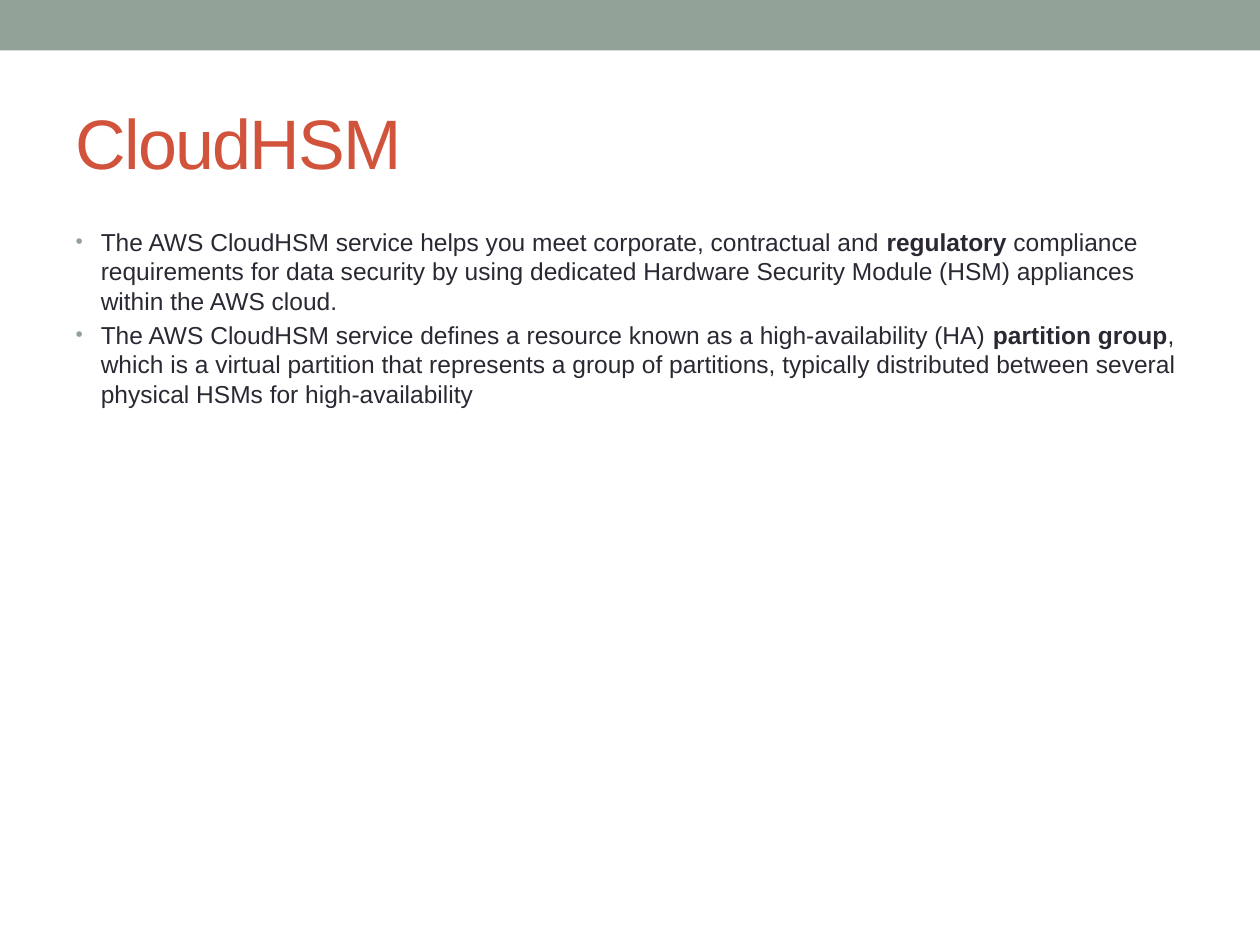
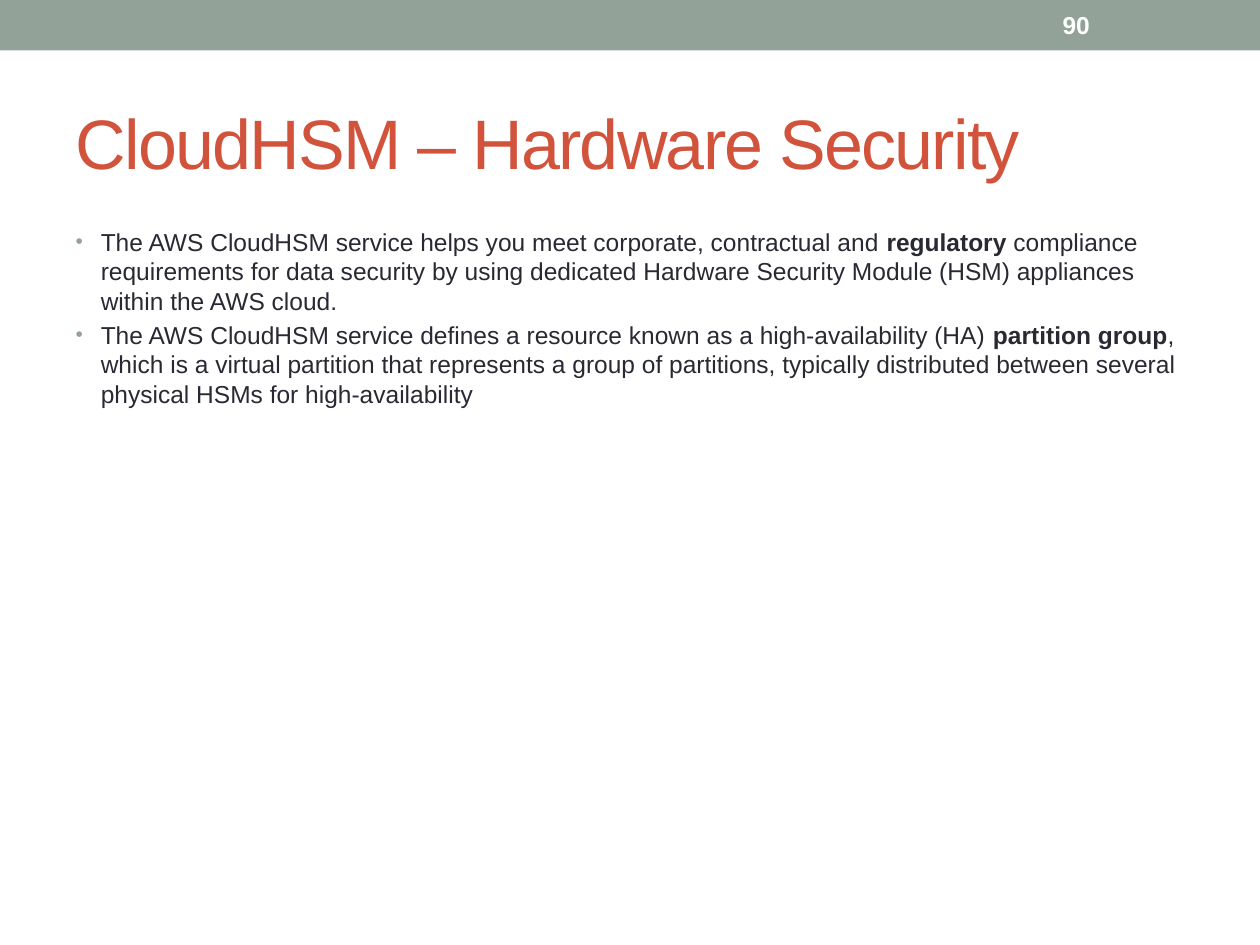
Before and after one commit to notionquest/ProjectDocumentation, a slide deck: slide 90 of AWS_Solution_Architect.pptx (slide 87 before the commit). Drawn at 1260x945 pixels with LibreOffice and Linux fonts; fonts in the diff are those of the drawing. Boxes give left, top, right and bottom in pixels: in the first picture for what was removed or moved away, otherwise in the second. Text is boxed around its words. In the diff, an @@ line names an element or a change of style, - is before the commit and + after.

```diff
--- a/AWS_Solution_Architect.pptx
+++ b/AWS_Solution_Architect.pptx
@@ page number added at (1063, 17, 1090, 34), 14 pt, text #FFFFFF, bold @@
+90
@@ title at (76, 118, 1020, 182): text changed @@
-CloudHSM
+CloudHSM – Hardware Security
```
Also in this commit, not shown: 106 other slides changed, 4 slides added, 1 slide removed.
